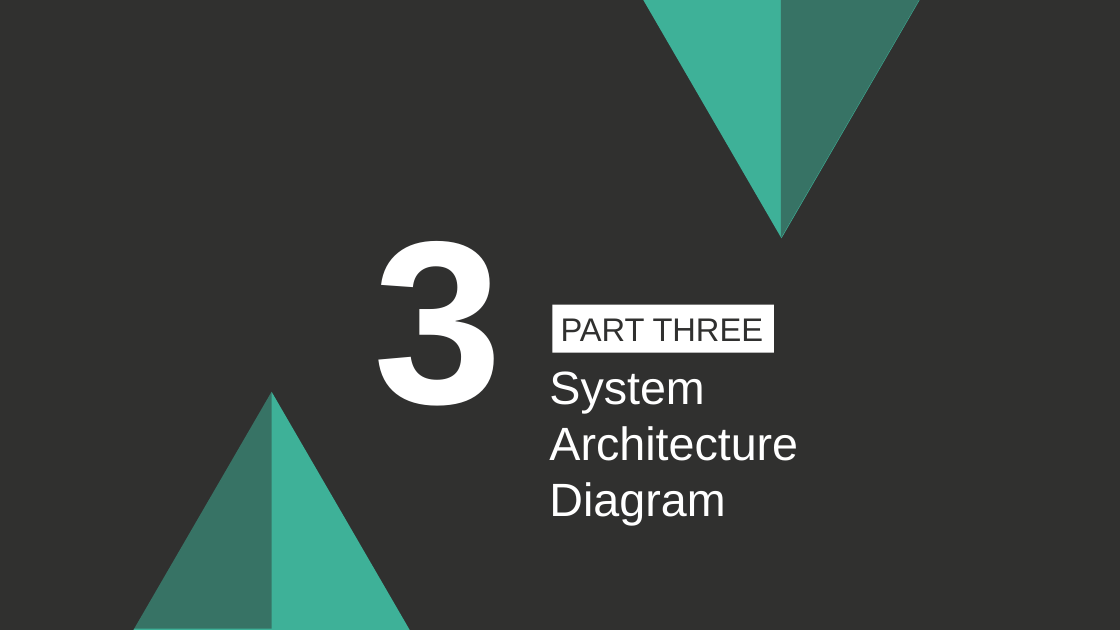
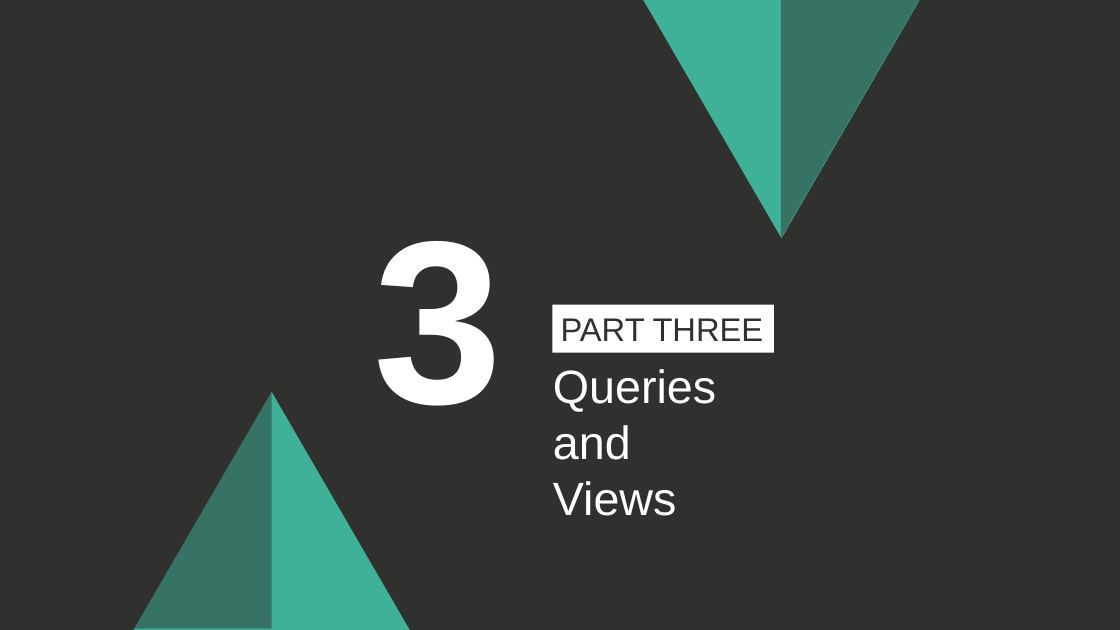
Before and after one commit to 13urgerKing/109-1DBMS, a slide deck: slide 8 of 109-1資料庫系統報告.pptx (slide 7 before the commit). Drawn at 1120x630 pixels with LibreOffice and Linux fonts; fonts in the diff are those of the drawing. Boxes give left, top, right and bottom in pixels: in the first picture for what was removed or moved away, otherwise in the second. Text is boxed around its words. In the diff, an @@ line names an element or a change of style, - is before the commit and + after.

```diff
--- a/109-1資料庫系統報告.pptx
+++ b/109-1資料庫系統報告.pptx
@@ text removed at box(549, 371, 798, 525) @@
-System
-Architecture
-Diagram
@@ text added at box(553, 369, 716, 516), 40 pt, text #FFFFFF @@
+Queries
+and
+Views
```
Also in this commit, not shown: 9 other slides changed, 9 slides added, 2 slides removed.
